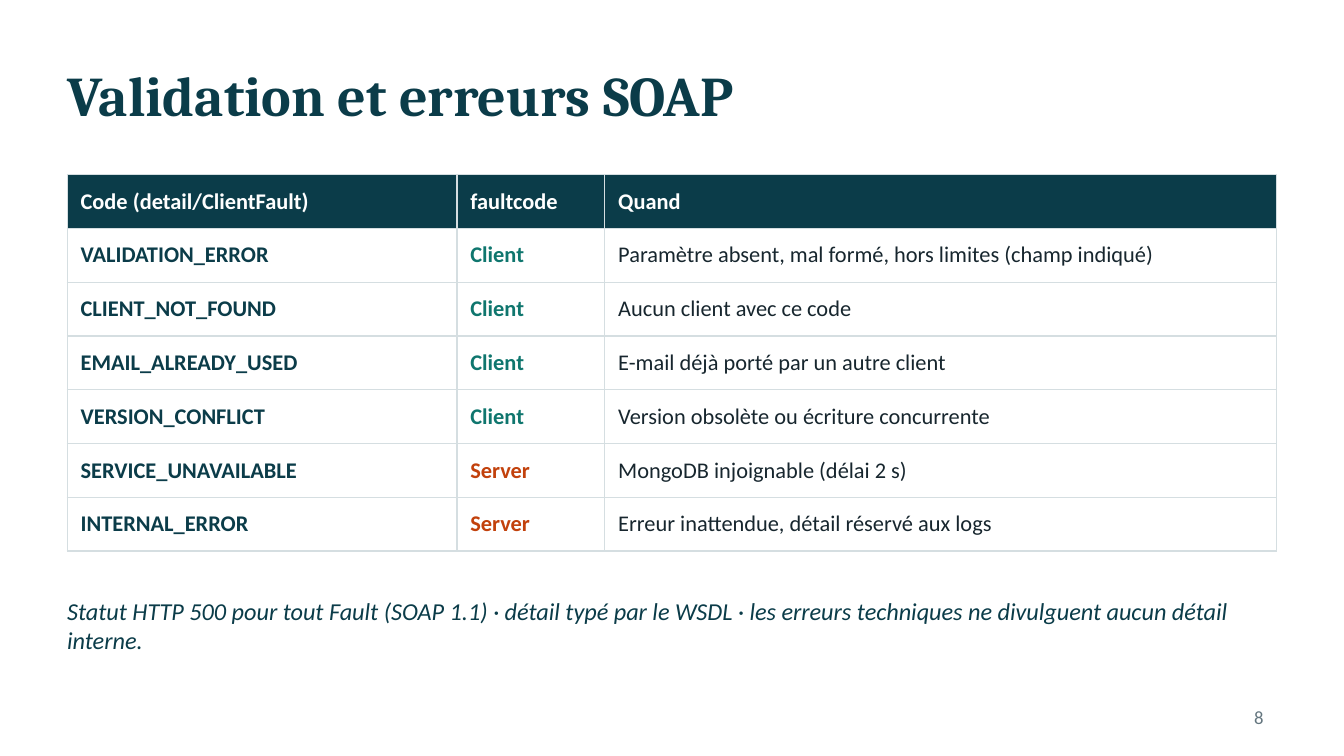
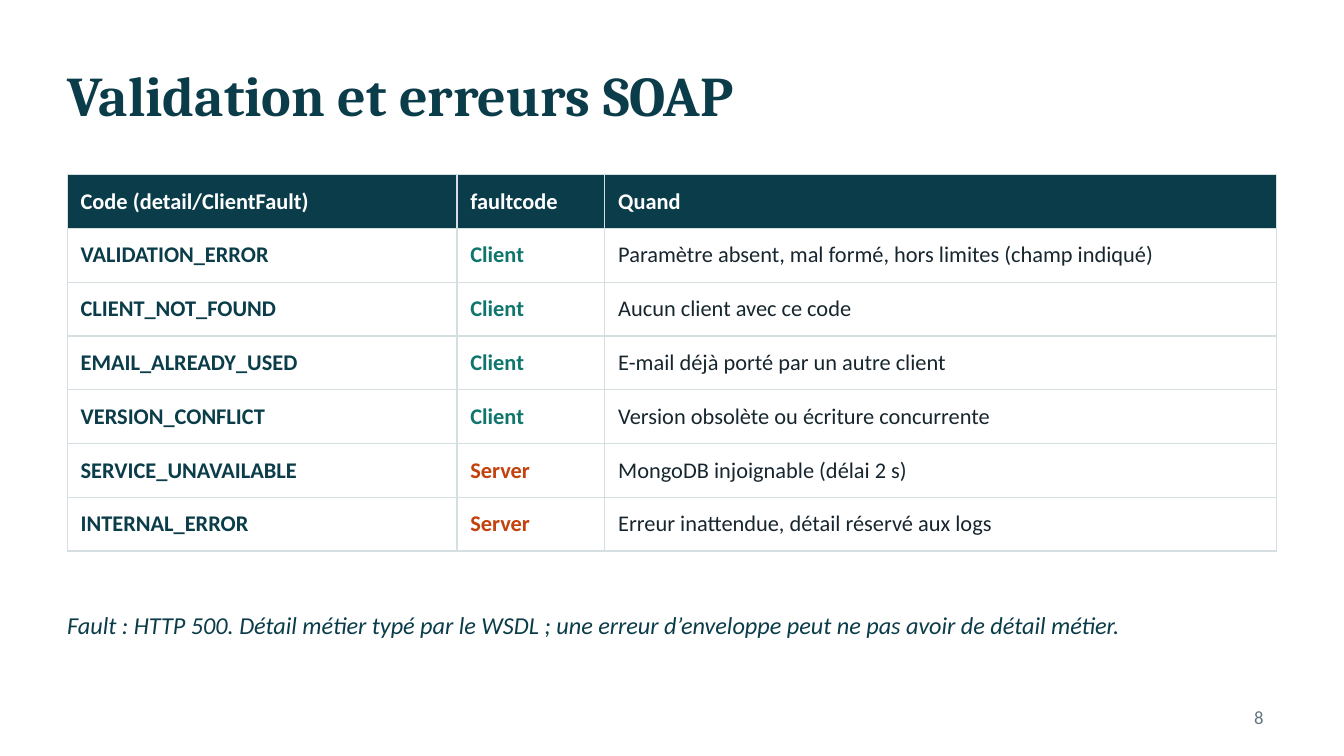
Before and after one commit to gildaskoanda/soap-clients-groupe5-si, a slide deck: slide 8 of presentation/PRESENTATION_SOAP_CLIENTS.pptx. Drawn at 1344x756 pixels with LibreOffice and Linux fonts; fonts in the diff are those of the drawing. Boxes give left, top, right and bottom in pixels: in the first picture for what was removed or moved away, otherwise in the second. Text is boxed around its words. In the diff, an @@ line names an element or a change of style, - is before the commit and + after.

Commit message:
feat(soap) complete and validate group 5 delivery
Document the SOAP contract, validation rules and reconciliation strategy.
Protect SOAP-owned records from stale imports and concurrent updates.
Correct Airflow discovery, local container settings and secret handling.
Update the vulnerable Symfony Mime dependency without broad upgrades.
Add real Zabbix checks and a controlled outage verification scenario.
Record 33 unit tests, 23 SOAP tests, 27 pipeline checks and 9 Zabbix checks.
Update the group presentation with member names and verified results.

```diff
--- a/presentation/PRESENTATION_SOAP_CLIENTS.pptx
+++ b/presentation/PRESENTATION_SOAP_CLIENTS.pptx
@@ text at (x1=67, y1=617, x2=1119, y2=638): text changed @@
-Statut HTTP 500 pour tout Fault (SOAP 1.1) · détail typé par le WSDL · les erreurs techniques ne divulguent aucun détail interne.
+Fault : HTTP 500. Détail métier typé par le WSDL ; une erreur d’enveloppe peut ne pas avoir de détail métier.
```
Also in this commit, not shown: 7 other slides changed, 1 slide added, 1 slide removed, 33 other files.
